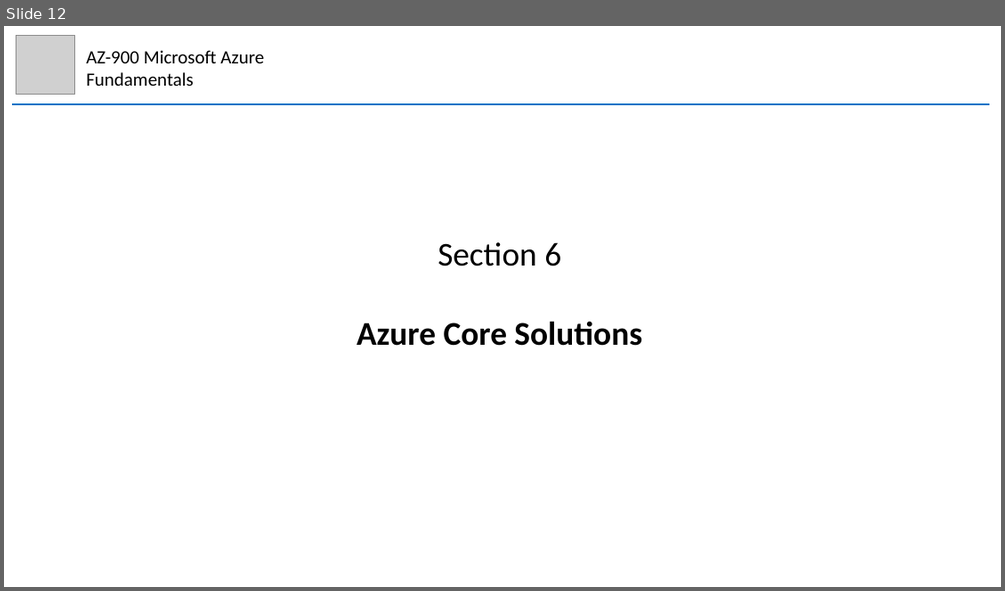
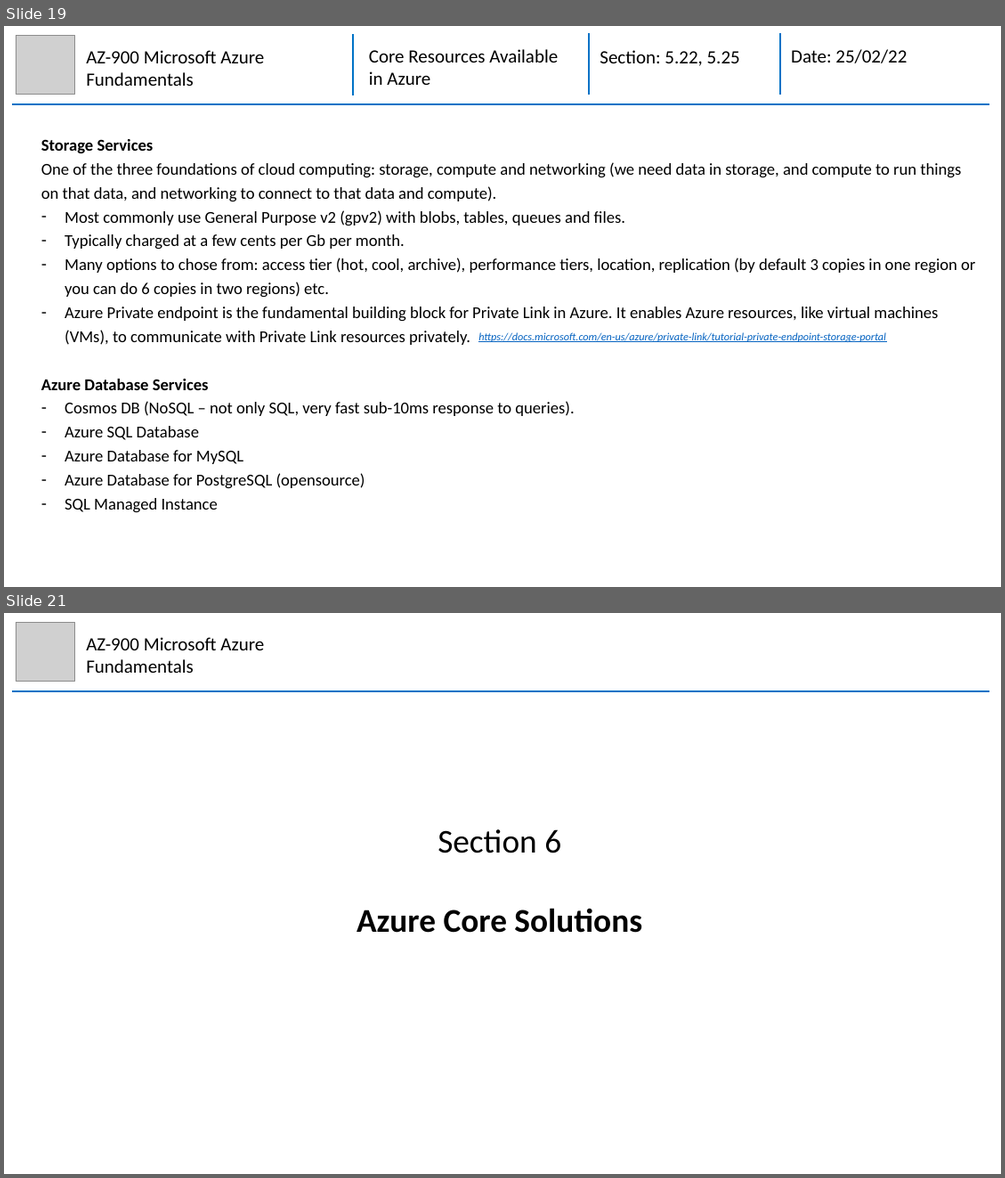
Before and after one commit to mhaythornthwaite/Testing_ML_Algorithms, a slide deck: Azure_AZ-900_Fundamentals/MJH_AZ-900_Azure_Fundamentals_Notes.pptx. Shown one above the other, each under a label of ours: slide 12 before the commit, slides 19 and 21 after it; the slides between them are not shown. The pictures are 1005x591 and 1005x1178 pixels, drawn with LibreOffice and Linux fonts; fonts in the diff are those of the drawing; grey boxes stand for pictures. Boxes give left, top, right and bottom in pixels: in the first picture for what was removed or moved away, otherwise in the second. Text is boxed around its words. In the diff, an @@ line names an element or a change of style, - is before the commit and + after.

Commit message:
Azure AZ-900 Section 4, 5, 6

```diff
--- a/Azure_AZ-900_Fundamentals/MJH_AZ-900_Azure_Fundamentals_Notes.pptx
+++ b/Azure_AZ-900_Fundamentals/MJH_AZ-900_Azure_Fundamentals_Notes.pptx
@@ slide 19 added at (4, 26, 1001, 587), background #FFFFFF @@
@@ picture added at (16, 35, 75, 94) @@
@@ text added at (86, 50, 264, 86), 18 pt, text #000000 @@
+AZ-900 Microsoft Azure Fundamentals
@@ group added at (12, 33, 989, 104): 4 lines, 3 texts @@
+Core Resources Available in Azure
+Section: 5.22, 5.25
+Date: 25/02/22
@@ text added at (41, 139, 975, 513), 16 pt, text #000000 @@
+Storage Services
+One of the three foundations of cloud computing: storage, compute and networking (we need data in storage, and compute to run things on that data, and networking to connect to that data and compute).
+– Most commonly use General Purpose v2 (gpv2) with blobs, tables, queues and files.
+– Typically charged at a few cents per Gb per month.
+– Many options to chose from: access tier (hot, cool, archive), performance tiers, location, replication (by default 3 copies in one region or you can do 6 copies in two regions) etc.
+– Azure Private endpoint is the fundamental building block for Private Link in Azure. It enables Azure resources, like virtual machines (VMs), to communicate with Private Link resources privately.
+Azure Database Services
+– Cosmos DB (NoSQL – not only SQL, very fast sub-10ms response to queries).
+– Azure SQL Database
+– Azure Database for MySQL
+– Azure Database for PostgreSQL (opensource)
+– SQL Managed Instance
@@ text added at (478, 332, 886, 342), 10.5 pt, text #0563C1, italic, underline @@
+https://docs.microsoft.com/en-us/azure/private-link/tutorial-private-endpoint-storage-portal
@@ what was slide 12 is now slide 21 @@
```
Also in this commit, not shown: 1 slide changed, 13 other slides added.
